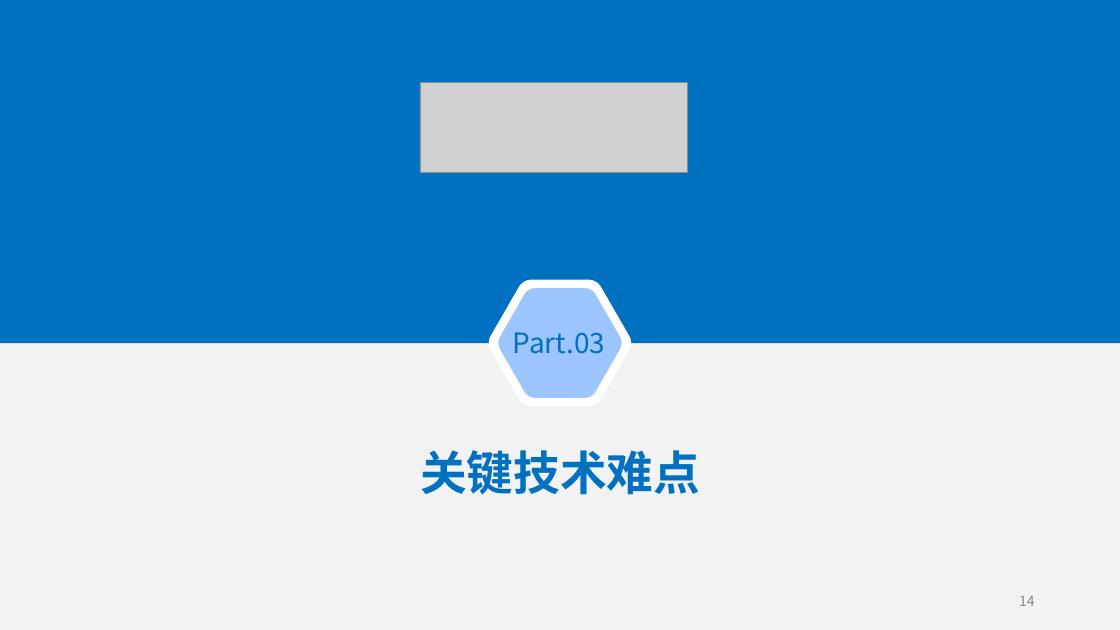
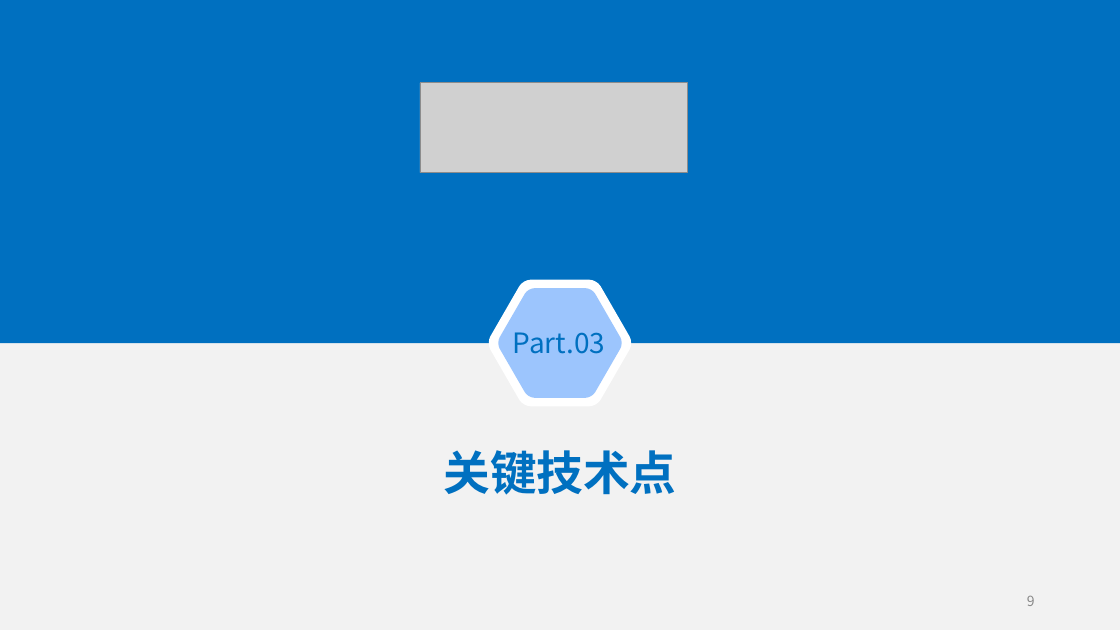
Before and after one commit to KIPKIPS/PocketCampusUnity, a slide deck: slide 9 of 基于Android的掌上校园APP开发答辩PPT.pptx (slide 14 before the commit). Drawn at 1120x630 pixels with LibreOffice and Linux fonts; fonts in the diff are those of the drawing; grey boxes stand for pictures. Boxes give left, top, right and bottom in pixels: in the first picture for what was removed or moved away, otherwise in the second. Text is boxed around its words. In the diff, an @@ line names an element or a change of style, - is before the commit and + after.

```diff
--- a/基于Android的掌上校园APP开发答辩PPT.pptx
+++ b/基于Android的掌上校园APP开发答辩PPT.pptx
@@ text at bbox=[443, 450, 676, 495]: text changed @@
-关键技术难点
+关键技术点
@@ page number at bbox=[1027, 596, 1035, 606]: text changed @@
-14
+9
```
Also in this commit, not shown: 10 other slides changed, 6 slides added, 19 slides removed.
